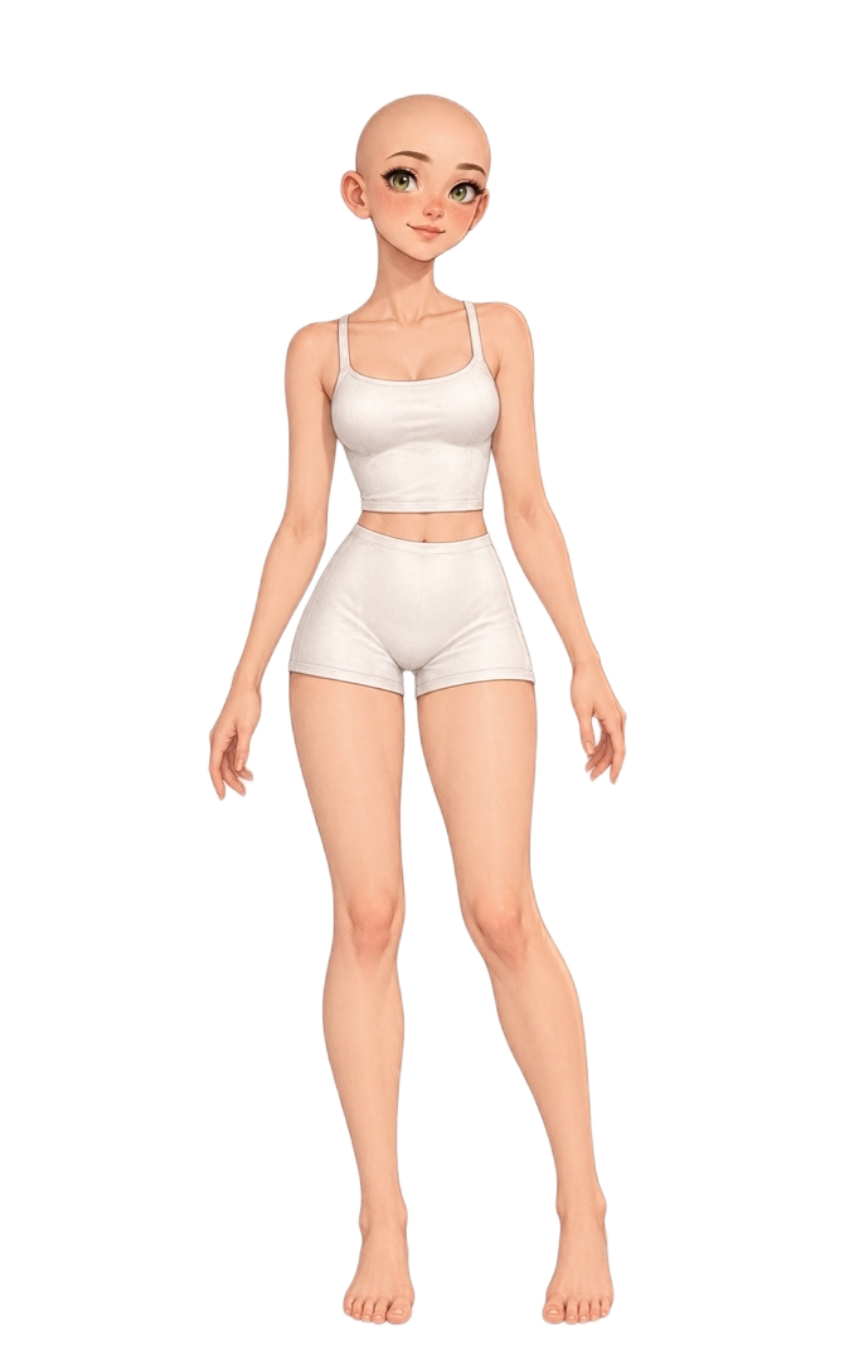
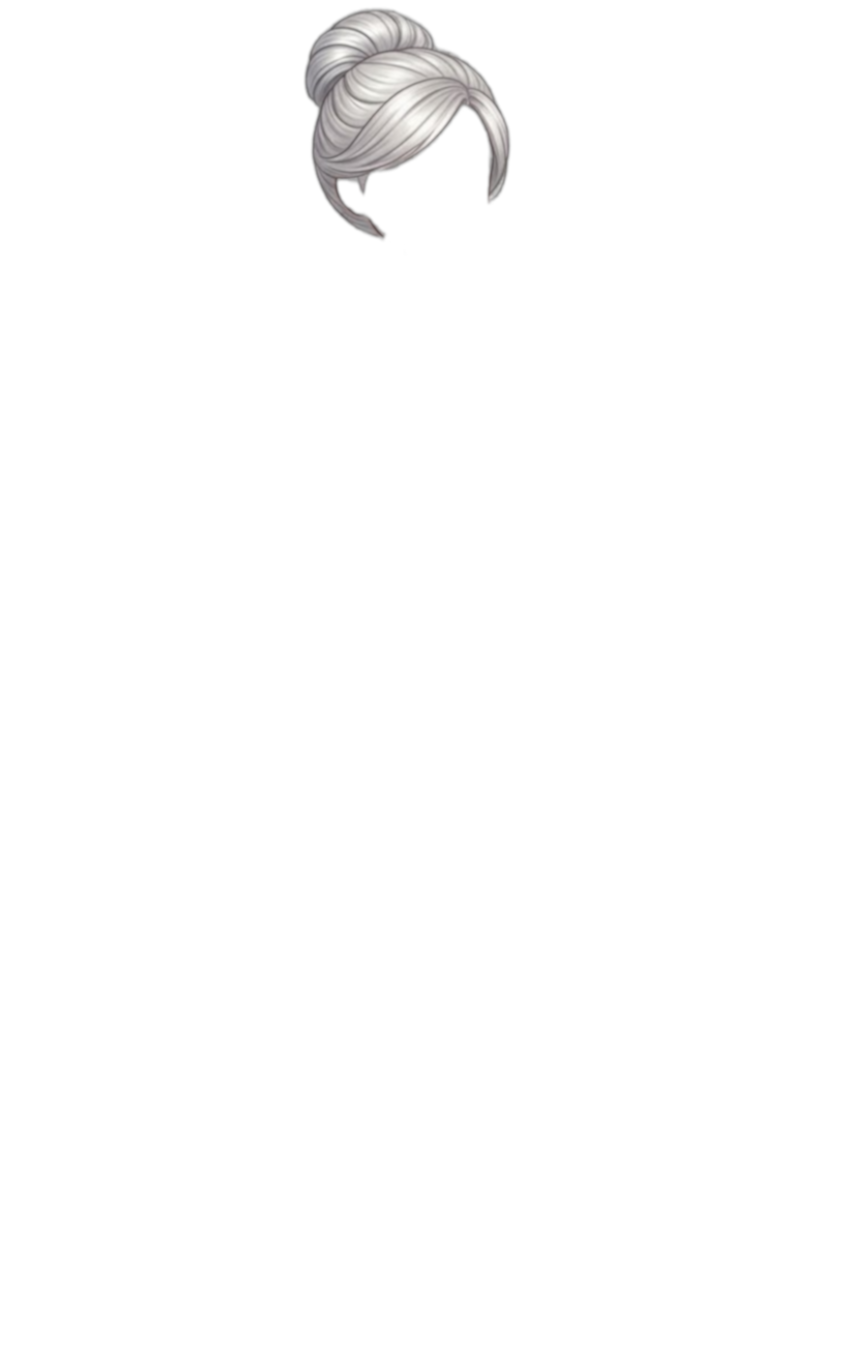
Comparing the layer stacks of the two 841 × 1350 images. Changes:
added layer "hair_silver_granny.png" above "hair_blonde_classic.png" over [207, 7, 628, 1327]
hid "body_base_1.png" over [207, 7, 628, 1327]
